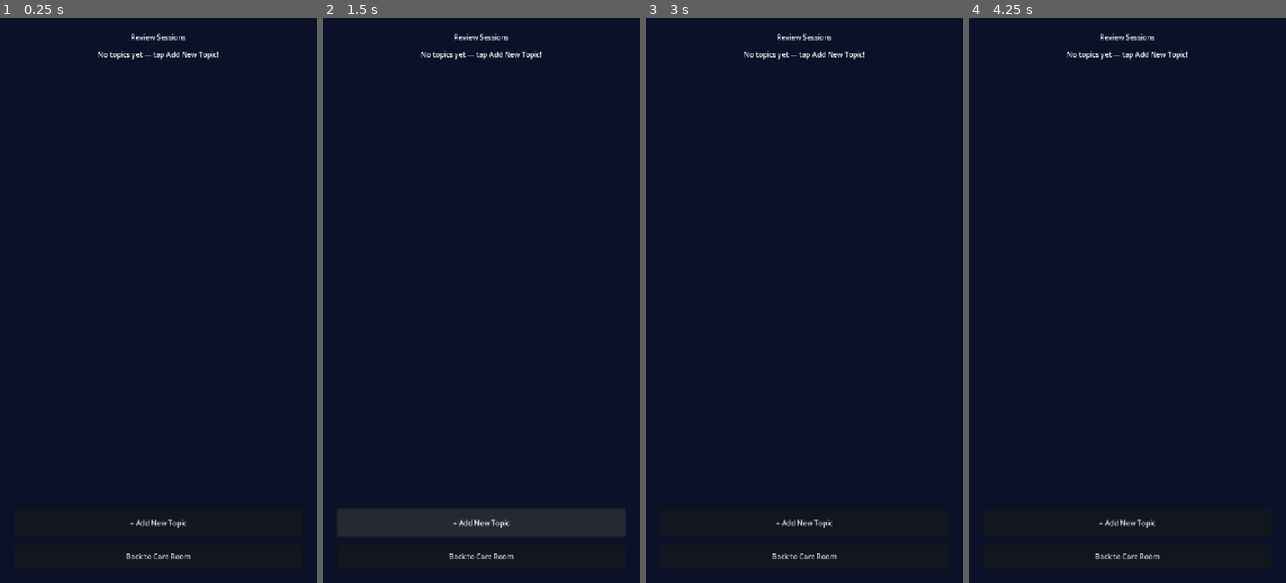
Above: before the commit, frames 1-4 (left to right).
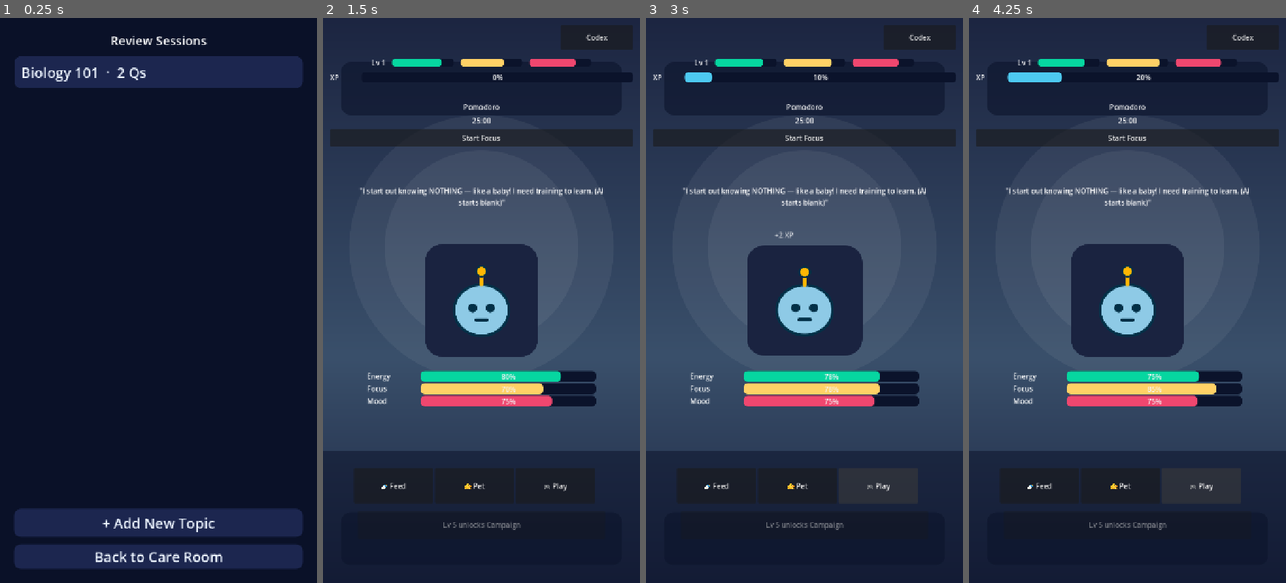
Above: after the commit, the same moments.

Repository: defzeke/Studymon
Game: Godot game, scene res://scenes/ui/session_list.tscn
Two runs of this game, one before a commit and one after it. Both use one fixed random seed, a clock stepped at 60 frames per second and the inputs below. This scene is started directly instead of the project's main scene.
Inputs (mouse positions are in pixels of both pictures, inside the frame that each line leads up to):
- Up to frame 1 (0.25 s): no input
- Up to frame 2 (1.5 s): click "Back to Care Room" at 0.5 s; click (481, 520) at 1.25 s, where only the run before the commit has a clickable "+ Add New Topic"
- Up to frame 3 (3 s): click (804, 520) at 2 s, where only the run before the commit has a clickable "+ Add New Topic"; click (877, 486) at 2.75 s, where only the run after the commit has a clickable "🎮 Play"
- Up to frame 4 (4.25 s): click (1200, 486) at 3.5 s, where only the run after the commit has a clickable "🎮 Play"

The runs differ from the first frame. In frame 1, 14% of the frame differs, in the area x 4-96%, y 2-98%; in frame 2, 60%; in frame 3, 63%; in frame 4, 63%, in the area x 0-100%, y 0-96%.
Error before the commit: Parse Error: Invalid operands "float" and "int" for "%" operator. (res://scripts/ui/session_list.gd:60)

Commit message:
Fix float modulo parse error in session_list (int cast on unix time)

Diff:
--- a/scripts/ui/session_list.gd
+++ b/scripts/ui/session_list.gd
@@ -57,7 +57,7 @@
 
 func _on_add_new() -> void:
 	SessionManager.pending_questions.clear()
-	SessionManager.editing_topic_id = "topic_%d" % (Time.get_unix_time_from_system() % 100000)
+	SessionManager.editing_topic_id = "topic_%d" % (int(Time.get_unix_time_from_system()) % 100000)
 	get_tree().change_scene_to_file("res://scenes/review_session/categorizer.tscn")
 
 func _on_back() -> void:
Not shown, added: scripts/battle/battle.gd.uid
